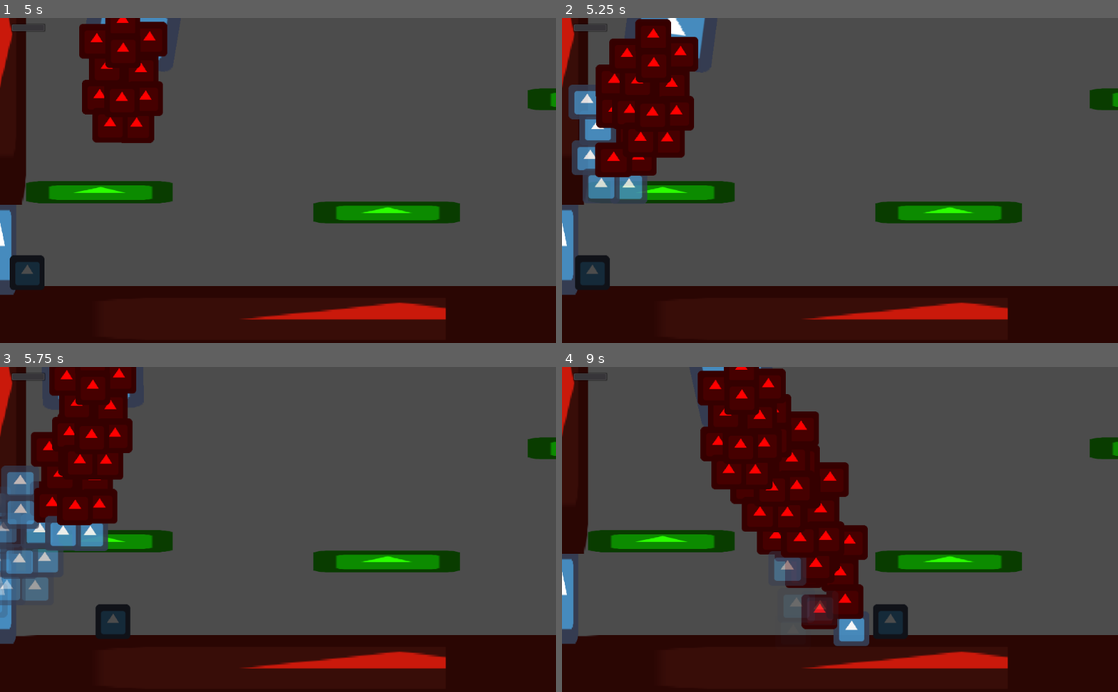
Above: before the commit, frames 1-4 (two rows, left to right).
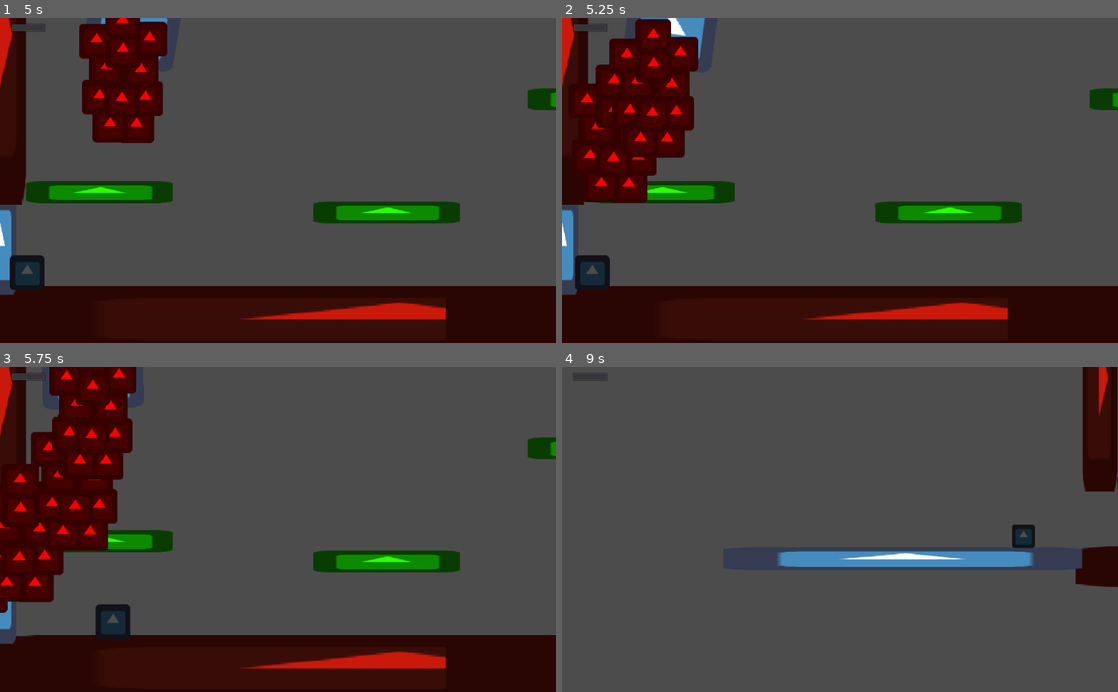
Above: after the commit, the same moments.

Repository: uspgamedev/welcome-to-your-mind
Game: Godot game, scene res://Stages/DepressionStage.tscn
The game is run twice, just before and just after one commit, with the same random seed, the same clock (stepped at 60 frames per second) and the same inputs. The engine's default icon, where the game draws it, is replaced by a stand-in: a white triangle on a blue panel in a dark square. Sound files missing from this copy of the repository are replaced by a short silence.
Inputs:
- Up to frame 1 (5 s): tap Enter at 0.5 s; hold Right (ui_right) 0.53-2.03 s; tap Up (ui_up) at 0.77, 1.52, 3.02, 3.77, 4.52 s; hold Left (ui_left) 2.03-2.78 s; hold Right (ui_right) 2.78-4.28 s; hold Left (ui_left) from 4.28 s (still down)
- Up to frame 2 (5.25 s): release Left (ui_left) at 5.03 s; hold Right (ui_right) from 5.03 s (still down)
- Up to frame 3 (5.75 s): keep holding Right (ui_right)
- Up to frame 4 (9 s): release Right (ui_right) at 5.78 s; hold Left (ui_left) 5.78-7.28 s; tap Up (ui_up) at 6.02, 6.77, 7.52 s; hold Right (ui_right) from 7.28 s (still down)

Frame 1 is identical in both runs. In frame 2, 2.3% of the frame differs, in the area x 1-16%, y 20-58%; in frame 3, 4.6%; in frame 4, 43%, in the area x 0-100%, y 0-100%.

Commit message:
Add "sleeping" mode and variable rename

Diff:
--- a/Stages/Depression/Enemies/TriggerBad.tscn
+++ b/Stages/Depression/Enemies/TriggerBad.tscn
@@ -11,7 +11,8 @@
 [node name="TriggerBad" index="0" instance=ExtResource( 1 )]
 
 script = ExtResource( 2 )
-evil = true
+dies_on_walls = true
+sleeping = false
 
 [node name="Sprite" parent="." index="0"]
 
--- a/Stages/Depression/Enemies/TriggerBase.gd
+++ b/Stages/Depression/Enemies/TriggerBase.gd
@@ -1,6 +1,7 @@
 extends KinematicBody2D
 
-export (bool)var evil = false
+export (bool)var dies_on_walls = false # If true, dies when touching non-player bodies
+export (bool)var sleeping = false # If true, doesn't follow Player when it enters detection area
 
 const SPD = 10000
 const MINDISTANCE = 50
@@ -42,11 +43,12 @@
 
 func _on_Area2D_body_entered(body):
 	if body.is_in_group("Player") and not target:
-		target = body
-		set_physics_process(true)
+		if not sleeping:
+			target = body
+			set_physics_process(true)
 
 func _on_AreaCollision_body_entered(body):
-	if not body.is_in_group("Player") and evil: # Evil triggers die when touching walls
+	if not body.is_in_group("Player") and dies_on_walls:
 		set_physics_process(false)
 		get_node("Area2D").queue_free()
 		get_node("AreaCollision").queue_free()
